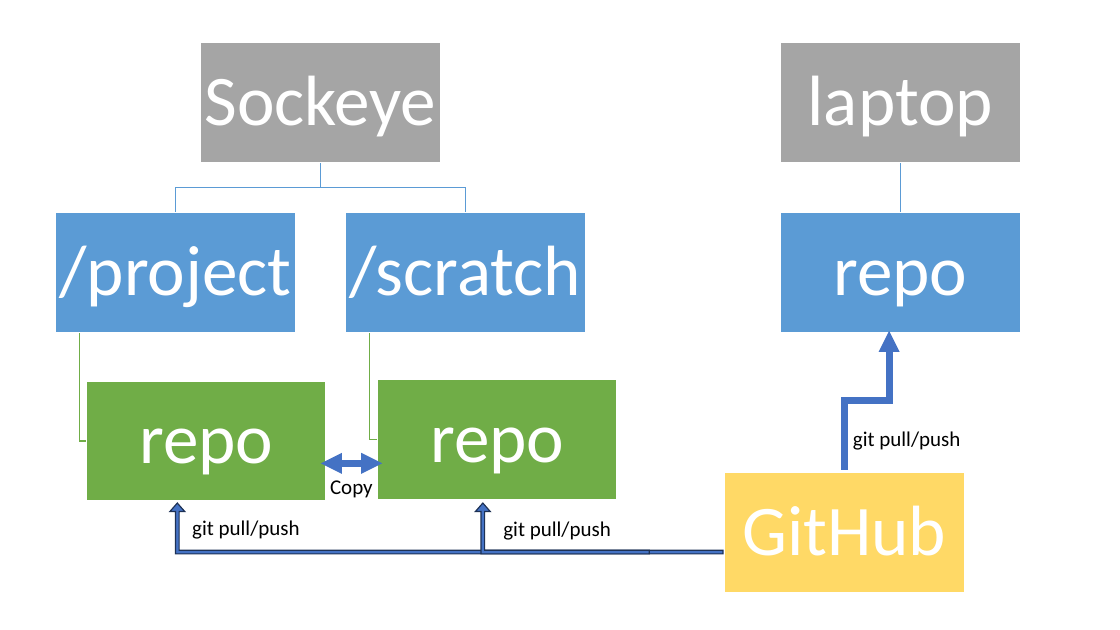
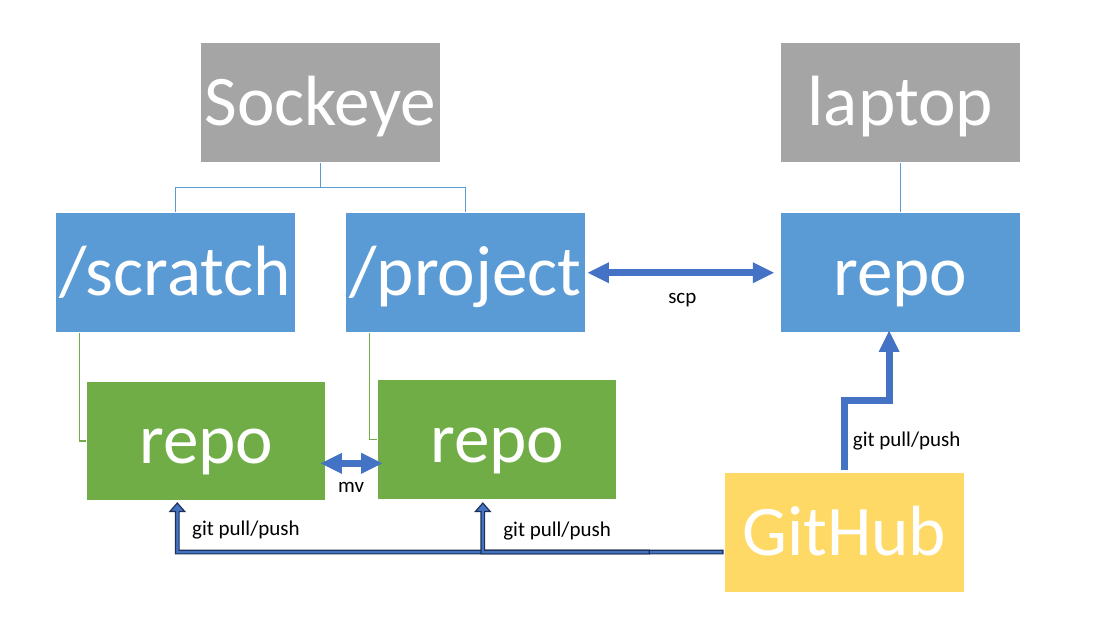
Before and after one commit to singha53/scrnaseq, a slide deck: slide 1 of docs/gitflow.pptx. Drawn at 1120x630 pixels with LibreOffice and Linux fonts; fonts in the diff are those of the drawing. Boxes give left, top, right and bottom in pixels: in the first picture for what was removed or moved away, otherwise in the second. Text is boxed around its words. In the diff, an @@ line names an element or a change of style, - is before the commit and + after.

```diff
--- a/docs/gitflow.pptx
+++ b/docs/gitflow.pptx
@@ text "/scratch": place and size @@
-text "/scratch" at box(350, 245, 581, 298)
+text "/scratch" at box(60, 245, 291, 298)
@@ text "/project": place and size @@
-text "/project" at box(59, 245, 291, 307)
+text "/project" at box(349, 245, 581, 307)
@@ double arrow added from (588, 273) to (774, 273), #4472C4 6 pt @@
@@ text added at box(668, 292, 696, 307), 18 pt, text #000000 @@
+scp
@@ text at box(338, 482, 364, 492): text changed @@
-Copy
+mv
```
Also in this commit, not shown: 1 other file.
